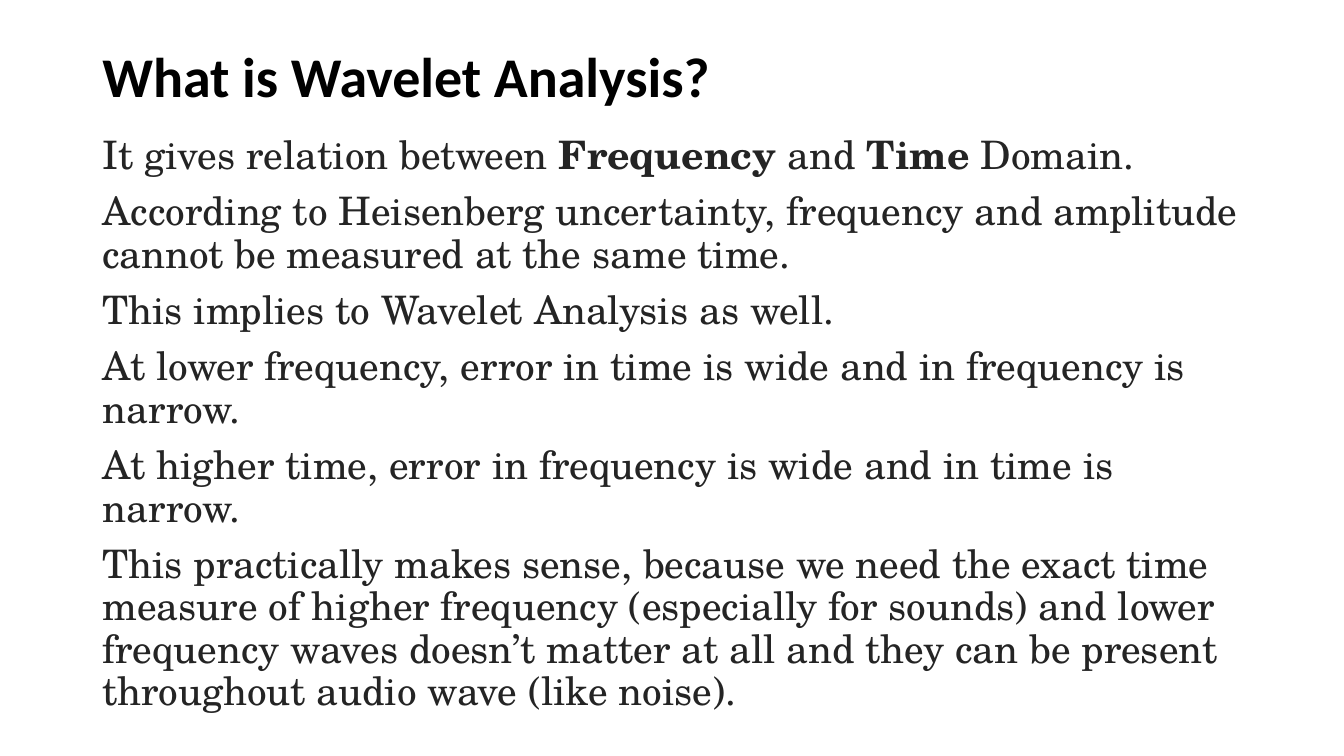
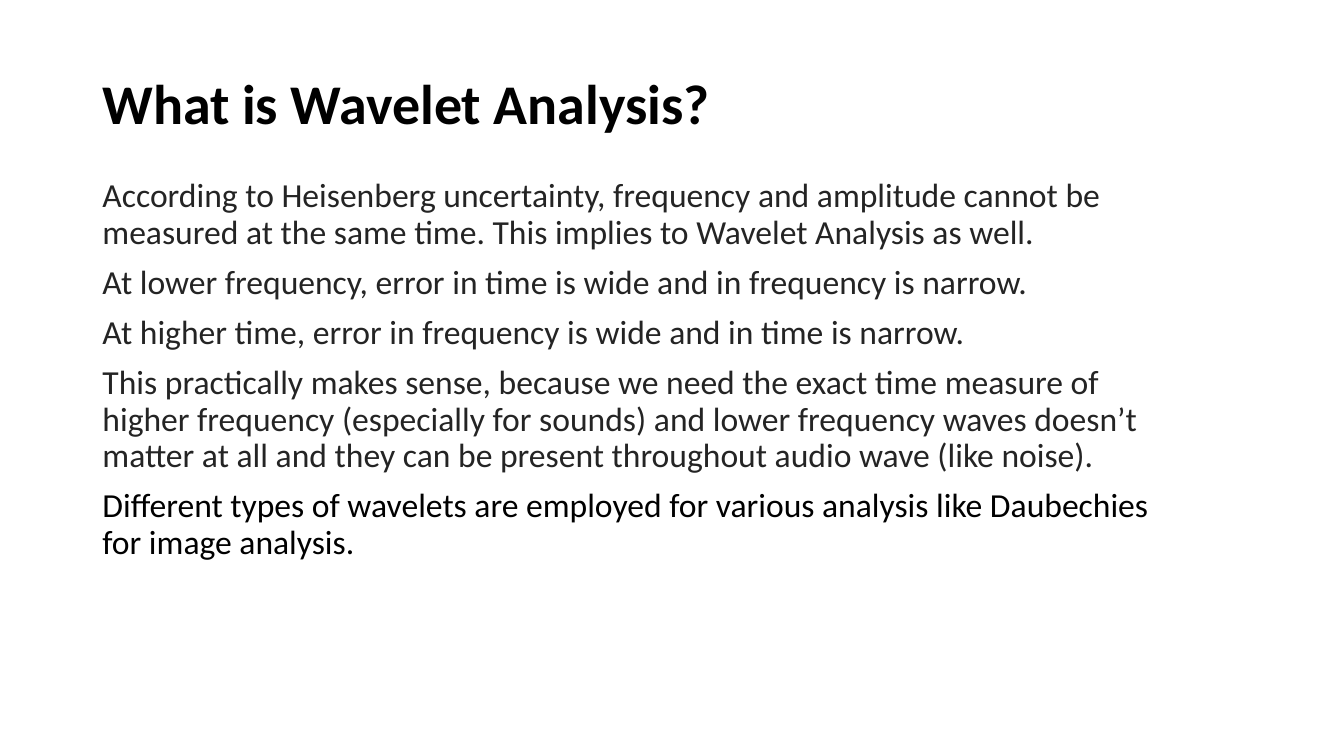
Before and after one commit to CodeBlocker007/Wavelet-Analysis, a slide deck: slide 4 of WaveletAnalysis.pptx (slide 3 before the commit). Drawn at 1344x756 pixels with LibreOffice and Linux fonts; fonts in the diff are those of the drawing. Boxes give left, top, right and bottom in pixels: in the first picture for what was removed or moved away, otherwise in the second. Text is boxed around its words. In the diff, an @@ line names an element or a change of style, - is before the commit and + after.

```diff
--- a/WaveletAnalysis.pptx
+++ b/WaveletAnalysis.pptx
@@ title "What is Wavelet Analysis?": place and size @@
-title "What is Wavelet Analysis?" at (102, 57, 710, 106)
+title "What is Wavelet Analysis?" at (102, 84, 710, 133)
@@ text "According to Heisenberg uncertainty, frequency ...": place and size @@
-text "According to Heisenberg uncertainty, frequency ..." at (102, 140, 1238, 671)
+text "According to Heisenberg uncertainty, frequency ..." at (102, 183, 1148, 560)
@@ text at (102, 183, 1100, 250): text changed; size 28 to 24 pt; font TeX Gyre Schola to Calibri @@
-It gives relation between Frequency and Time Domain.
-According to Heisenberg uncertainty, frequency and amplitude cannot be measured at the same time.
-This implies to Wavelet Analysis as well.
+According to Heisenberg uncertainty, frequency and amplitude cannot be measured at the same time. This implies to Wavelet Analysis as well.
@@ text at (102, 270, 1136, 473): size 28 to 24 pt, font TeX Gyre Schola to Calibri in "At lower frequency, error in time is ...", "At higher time, error in frequency is ...", "This practically makes sense, because we need ..." @@
@@ text at (102, 493, 1148, 560): paragraph added @@
+Different types of wavelets are employed for various analysis like Daubechies for image analysis.
```
Also in this commit, not shown: 1 other slide changed, 5 slides added, 1 slide removed, 5 other files.
